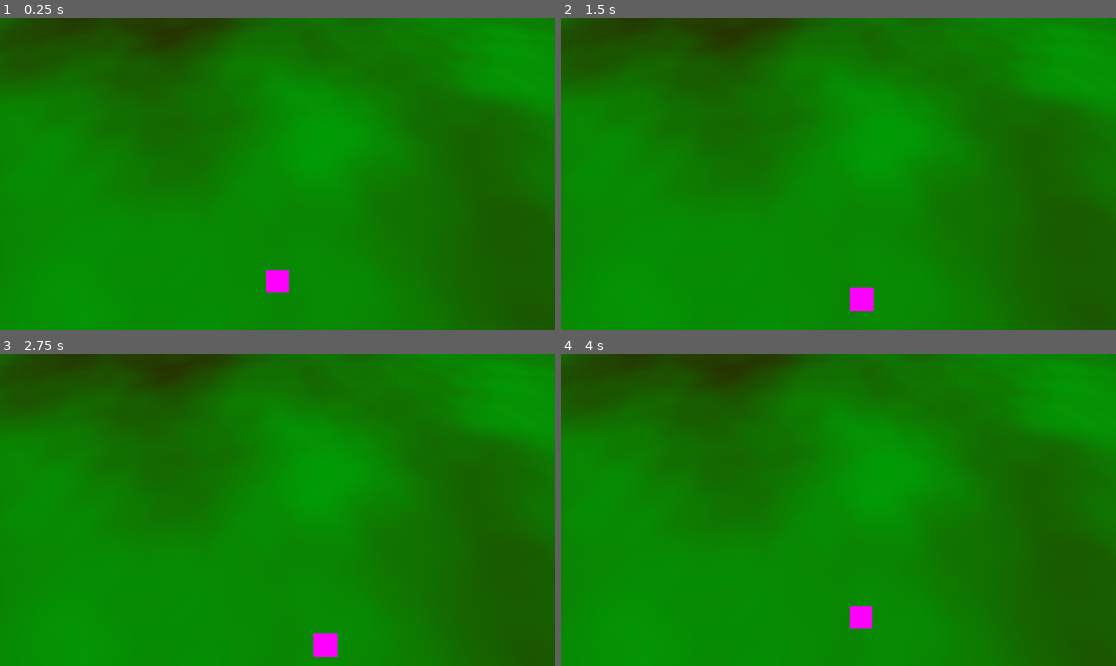
Above: before the commit, frames 1-4 (two rows, left to right).
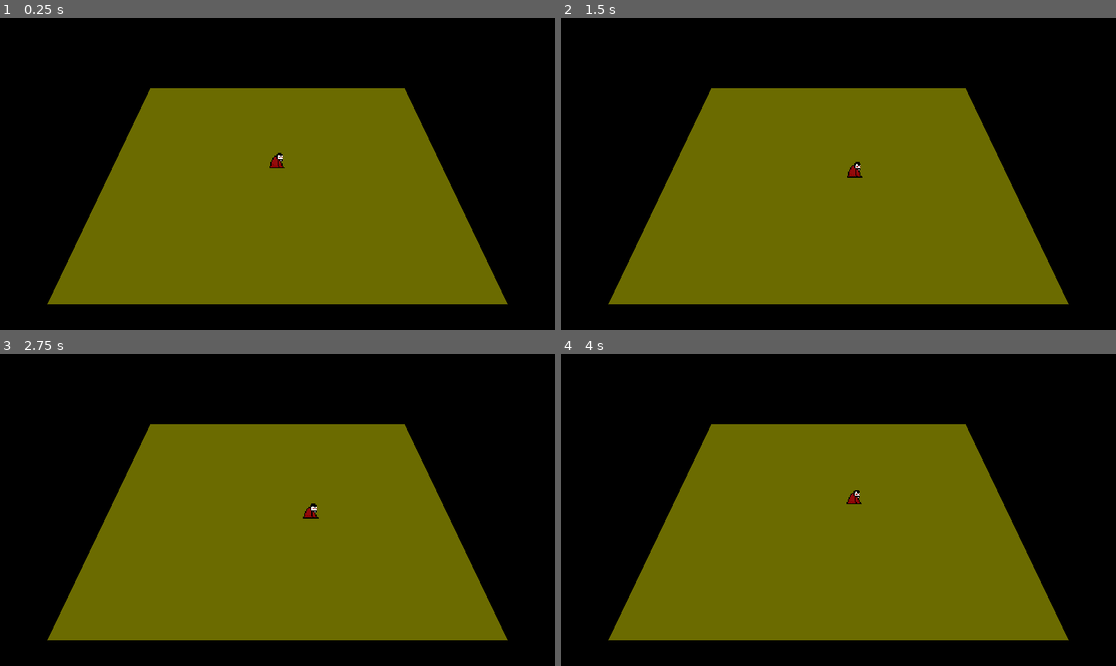
Above: after the commit, the same moments.

Repository: FlamingRat/ldjam55
Game: Godot game, scene res://levels/overworld.tscn
The game is run twice, just before and just after one commit, with the same random seed, the same clock (stepped at 60 frames per second) and the same inputs.
Inputs:
- Up to frame 1 (0.25 s): no input
- Up to frame 2 (1.5 s): tap Enter at 0.5 s; hold Right (ui_right) 0.53-1.28 s; tap Space at 1.25 s; hold Down (ui_down) from 1.28 s (still down)
- Up to frame 3 (2.75 s): tap Enter at 2 s; release Down (ui_down) at 2.03 s; hold Right (ui_right) from 2.03 s (still down)
- Up to frame 4 (4 s): tap Space at 2.75 s; release Right (ui_right) at 2.78 s; hold Up (ui_up) 2.78-3.53 s; tap Enter at 3.5 s; hold Left (ui_left) from 3.53 s (still down)

The runs differ from the first frame. In frame 1, 100% of the frame differs, in the area x 0-100%, y 0-100%; in frame 2, 100%; in frame 3, 100%; in frame 4, 100%.

Commit message:
Add Vamper, change colours, add animations

Diff:
--- a/levels/overworld.tscn
+++ b/levels/overworld.tscn
@@ -1,43 +1,23 @@
-[gd_scene load_steps=16 format=3 uid="uid://beppg36hn1e7c"]
+[gd_scene load_steps=26 format=3 uid="uid://beppg36hn1e7c"]
 
 [ext_resource type="Shader" path="res://levels/grid.gdshader" id="1_ygkns"]
 [ext_resource type="Script" path="res://player/player.gd" id="2_qlwxj"]
-
-[sub_resource type="Gradient" id="Gradient_ef0vv"]
-colors = PackedColorArray(0.164706, 0.180392, 0, 1, 0, 0.710261, 0.0550306, 1)
-
-[sub_resource type="FastNoiseLite" id="FastNoiseLite_vvxdq"]
-frequency = 0.0042
-
-[sub_resource type="NoiseTexture2D" id="NoiseTexture2D_rsib6"]
-color_ramp = SubResource("Gradient_ef0vv")
-noise = SubResource("FastNoiseLite_vvxdq")
-
-[sub_resource type="FastNoiseLite" id="FastNoiseLite_66rxv"]
-frequency = 0.1207
-
-[sub_resource type="NoiseTexture2D" id="NoiseTexture2D_q565k"]
-in_3d_space = true
-as_normal_map = true
-bump_strength = 5.6
-noise = SubResource("FastNoiseLite_66rxv")
+[ext_resource type="Texture2D" uid="uid://rf4pqpseb237" path="res://player/Vamper-0003.png" id="3_gkksg"]
 
 [sub_resource type="StandardMaterial3D" id="StandardMaterial3D_vftt8"]
-albedo_texture = SubResource("NoiseTexture2D_rsib6")
-normal_enabled = true
-normal_texture = SubResource("NoiseTexture2D_q565k")
+albedo_color = Color(0, 0, 0, 1)
 
 [sub_resource type="PlaneMesh" id="PlaneMesh_6rjrs"]
 material = SubResource("StandardMaterial3D_vftt8")
-size = Vector2(100, 100)
+size = Vector2(75, 50)
 
 [sub_resource type="ShaderMaterial" id="ShaderMaterial_ormkm"]
 render_priority = 0
 shader = ExtResource("1_ygkns")
 shader_parameter/gridColor = Color(1, 1, 1, 1)
 shader_parameter/checkerColor = Color(1, 1, 1, 0.564706)
-shader_parameter/fadeStart = 0.0
-shader_parameter/fadeEnd = 50.0
+shader_parameter/fadeStart = 10.0
+shader_parameter/fadeEnd = 25.0
 shader_parameter/unitSize = 1.0
 shader_parameter/subdivisions = 1
 shader_parameter/majorLineThickness = 2.0
@@ -47,10 +27,170 @@
 
 [sub_resource type="PlaneMesh" id="PlaneMesh_1cyfb"]
 material = SubResource("ShaderMaterial_ormkm")
-size = Vector2(100, 100)
-
-[sub_resource type="PlaceholderTexture2D" id="PlaceholderTexture2D_ukni1"]
-size = Vector2(16, 16)
+size = Vector2(50, 50)
+
+[sub_resource type="Gradient" id="Gradient_k5wu0"]
+offsets = PackedFloat32Array(0.519164)
+colors = PackedColorArray(0.984314, 1, 0, 1)
+
+[sub_resource type="GradientTexture1D" id="GradientTexture1D_ftpf0"]
+gradient = SubResource("Gradient_k5wu0")
+
+[sub_resource type="StandardMaterial3D" id="StandardMaterial3D_4dod8"]
+transparency = 1
+albedo_color = Color(1, 1, 1, 0.419608)
+albedo_texture = SubResource("GradientTexture1D_ftpf0")
+
+[sub_resource type="PlaneMesh" id="PlaneMesh_ch16w"]
+material = SubResource("StandardMaterial3D_4dod8")
+size = Vector2(21, 15)
+
+[sub_resource type="Animation" id="Animation_5bwoh"]
+resource_name = "idle"
+loop_mode = 1
+tracks/0/type = "value"
+tracks/0/imported = false
+tracks/0/enabled = true
+tracks/0/path = NodePath("Sprite3D:frame")
+tracks/0/interp = 1
+tracks/0/loop_wrap = true
+tracks/0/keys = {
+"times": PackedFloat32Array(0, 0.5, 1),
+"transitions": PackedFloat32Array(1, 1, 1),
+"update": 1,
+"values": [0, 1, 0]
+}
+
+[sub_resource type="Animation" id="Animation_5nbwj"]
+length = 0.001
+tracks/0/type = "value"
+tracks/0/imported = false
+tracks/0/enabled = true
+tracks/0/path = NodePath("Sprite3D:frame")
+tracks/0/interp = 1
+tracks/0/loop_wrap = true
+tracks/0/keys = {
+"times": PackedFloat32Array(0),
+"transitions": PackedFloat32Array(1),
+"update": 1,
+"values": [0]
+}
+tracks/1/type = "value"
+tracks/1/imported = false
+tracks/1/enabled = true
+tracks/1/path = NodePath("Sprite3D:scale")
+tracks/1/interp = 1
+tracks/1/loop_wrap = true
+tracks/1/keys = {
+"times": PackedFloat32Array(0),
+"transitions": PackedFloat32Array(1),
+"update": 0,
+"values": [Vector3(1, 1, 1)]
+}
+tracks/2/type = "value"
+tracks/2/imported = false
+tracks/2/enabled = true
+tracks/2/path = NodePath("Sprite3D:flip_h")
+tracks/2/interp = 1
+tracks/2/loop_wrap = true
+tracks/2/keys = {
+"times": PackedFloat32Array(0),
+"transitions": PackedFloat32Array(1),
+"update": 1,
+"values": [false]
+}
+
+[sub_resource type="Animation" id="Animation_0aqhd"]
+resource_name = "turn left"
+length = 0.3
+tracks/0/type = "value"
+tracks/0/imported = false
+tracks/0/enabled = true
+tracks/0/path = NodePath("Sprite3D:scale")
+tracks/0/interp = 1
+tracks/0/loop_wrap = true
+tracks/0/keys = {
+"times": PackedFloat32Array(0, 0.15, 0.3),
+"transitions": PackedFloat32Array(1, 1.5, 0.5),
+"update": 0,
+"values": [Vector3(1, 1, 1), Vector3(0, 1, 1), Vector3(1, 1, 1)]
+}
+tracks/1/type = "value"
+tracks/1/imported = false
+tracks/1/enabled = true
+tracks/1/path = NodePath("Sprite3D:flip_h")
+tracks/1/interp = 1
+tracks/1/loop_wrap = true
+tracks/1/keys = {
+"times": PackedFloat32Array(0, 0.15),
+"transitions": PackedFloat32Array(1, 1),
+"update": 1,
+"values": [false, true]
+}
+
+[sub_resource type="Animation" id="Animation_hk2ip"]
+resource_name = "turn right"
+length = 0.3
+tracks/0/type = "value"
+tracks/0/imported = false
+tracks/0/enabled = true
+tracks/0/path = NodePath("Sprite3D:flip_h")
+tracks/0/interp = 1
+tracks/0/loop_wrap = true
+tracks/0/keys = {
+"times": PackedFloat32Array(0, 0.15),
+"transitions": PackedFloat32Array(1, 1),
+"update": 1,
+"values": [true, false]
+}
+tracks/1/type = "value"
+tracks/1/imported = false
+tracks/1/enabled = true
+tracks/1/path = NodePath("Sprite3D:scale")
+tracks/1/interp = 1
+tracks/1/loop_wrap = true
+tracks/1/keys = {
+"times": PackedFloat32Array(0, 0.15, 0.3),
+"transitions": PackedFloat32Array(1, 1.5, 0.5),
+"update": 0,
+"values": [Vector3(1, 1, 1), Vector3(0, 1, 1), Vector3(1, 1, 1)]
+}
+
+[sub_resource type="AnimationLibrary" id="AnimationLibrary_qnexx"]
+_data = {
+"RESET": SubResource("Animation_5nbwj"),
+"idle": SubResource("Animation_5bwoh"),
+"turn left": SubResource("Animation_0aqhd"),
+"turn right": SubResource("Animation_hk2ip")
+}
+
+[sub_resource type="AnimationNodeAnimation" id="AnimationNodeAnimation_klcdc"]
+animation = &"idle"
+
+[sub_resource type="AnimationNodeAnimation" id="AnimationNodeAnimation_dit8v"]
+animation = &"turn left"
+
+[sub_resource type="AnimationNodeAnimation" id="AnimationNodeAnimation_olf7p"]
+animation = &"turn right"
+
+[sub_resource type="AnimationNodeOneShot" id="AnimationNodeOneShot_vffut"]
+
+[sub_resource type="AnimationNodeOneShot" id="AnimationNodeOneShot_xfhjo"]
+
+[sub_resource type="AnimationNodeBlendTree" id="AnimationNodeBlendTree_e4vau"]
+graph_offset = Vector2(-361.809, 81.103)
+nodes/Idle/node = SubResource("AnimationNodeAnimation_klcdc")
+nodes/Idle/position = Vector2(-200, 60)
+"nodes/Turn Left/node" = SubResource("AnimationNodeAnimation_dit8v")
+"nodes/Turn Left/position" = Vector2(93.4585, 448.794)
+"nodes/Turn Right/node" = SubResource("AnimationNodeAnimation_olf7p")
+"nodes/Turn Right/position" = Vector2(-80, 240)
+nodes/output/position = Vector2(580, 260)
+nodes/turn_left/node = SubResource("AnimationNodeOneShot_vffut")
+nodes/turn_left/position = Vector2(349.53, 257.143)
+nodes/turn_right/node = SubResource("AnimationNodeOneShot_xfhjo")
+nodes/turn_right/position = Vector2(100, 120)
+node_connections = [&"output", 0, &"turn_left", &"turn_left", 0, &"turn_right", &"turn_left", 1, &"Turn Left", &"turn_right", 0, &"Idle", &"turn_right", 1, &"Turn Right"]
 
 [sub_resource type="Sky" id="Sky_s0b0d"]
 
@@ -58,30 +198,57 @@
 sky = SubResource("Sky_s0b0d")
 ambient_light_source = 2
 ambient_light_color = Color(1, 1, 1, 1)
+ambient_light_energy = 16.0
 
 [sub_resource type="CameraAttributesPractical" id="CameraAttributesPractical_i8eml"]
 
 [node name="Node3D" type="Node3D"]
 
 [node name="Floor" type="MeshInstance3D" parent="."]
-transform = Transform3D(1, 0, 0, 0, 1, 0, 0, 0, 1, 0, 0, -30)
+transform = Transform3D(1, 0, 0, 0, 1, 0, 0, 0, 1, 0, -0.1, -15)
 mesh = SubResource("PlaneMesh_6rjrs")
 
 [node name="FloorGrid" type="MeshInstance3D" parent="Floor"]
 mesh = SubResource("PlaneMesh_1cyfb")
 
+[node name="Bounds" type="MeshInstance3D" parent="."]
+mesh = SubResource("PlaneMesh_ch16w")
+
 [node name="Player" type="Node3D" parent="."]
+transform = Transform3D(1, 0, 0, 0, 1, 0, 0, 0, 1, 0, 0.1, 0)
 script = ExtResource("2_qlwxj")
 
 [node name="Sprite3D" type="Sprite3D" parent="Player"]
 transform = Transform3D(1, 0, 0, 0, 1, 0, 0, 0, 1, 0, 0.5, 0)
 pixel_size = 0.0625
 billboard = 1
-texture = SubResource("PlaceholderTexture2D_ukni1")
+no_depth_test = true
+alpha_scissor_threshold = 0.0
+texture_filter = 0
+render_priority = 1
+texture = ExtResource("3_gkksg")
+hframes = 2
+
+[node name="AnimationPlayer" type="AnimationPlayer" parent="Player"]
+libraries = {
+"": SubResource("AnimationLibrary_qnexx")
+}
+
+[node name="AnimationTree" type="AnimationTree" parent="Player"]
+libraries = {
+"": SubResource("AnimationLibrary_qnexx")
+}
+tree_root = SubResource("AnimationNodeBlendTree_e4vau")
+anim_player = NodePath("../AnimationPlayer")
+parameters/turn_left/active = false
+parameters/turn_left/internal_active = false
+parameters/turn_left/request = 0
+parameters/turn_right/active = false
+parameters/turn_right/internal_active = false
+parameters/turn_right/request = 0
 
 [node name="Camera3D" type="Camera3D" parent="."]
-transform = Transform3D(1, 0, 0, 0, 0.5, 0.866025, 0, -0.866025, 0.5, 0, 10, 0)
-fov = 80.0
+transform = Transform3D(1, 0, 0, 0, 0.5, 0.866025, 0, -0.866025, 0.5, 0, 11, 7)
 
 [node name="WorldEnvironment" type="WorldEnvironment" parent="."]
 environment = SubResource("Environment_kwctn")
--- a/player/player.gd
+++ b/player/player.gd
@@ -1,5 +1,11 @@
 extends Node3D
 class_name Player
+
+
+@onready var animation_tree = $AnimationTree
+
+
+var facing_right = true
 
 
 func _process(delta):
@@ -11,9 +17,17 @@
 
 	if Input.is_action_just_pressed("ui_left"):
 		move(Vector3.LEFT)
+		if facing_right:
+			animation_tree.set('parameters/turn_left/request', AnimationNodeOneShot.ONE_SHOT_REQUEST_FIRE)
+
+		facing_right = false
 
 	if Input.is_action_just_pressed("ui_right"):
 		move(Vector3.RIGHT)
+		if not facing_right:
+			animation_tree.set('parameters/turn_right/request', AnimationNodeOneShot.ONE_SHOT_REQUEST_FIRE)
+
+		facing_right = true
 
 
 func move(dir: Vector3) -> void:
Binary file added: player/Vamper-0003.png
Not shown, added: player/Vamper-0003.png.import
